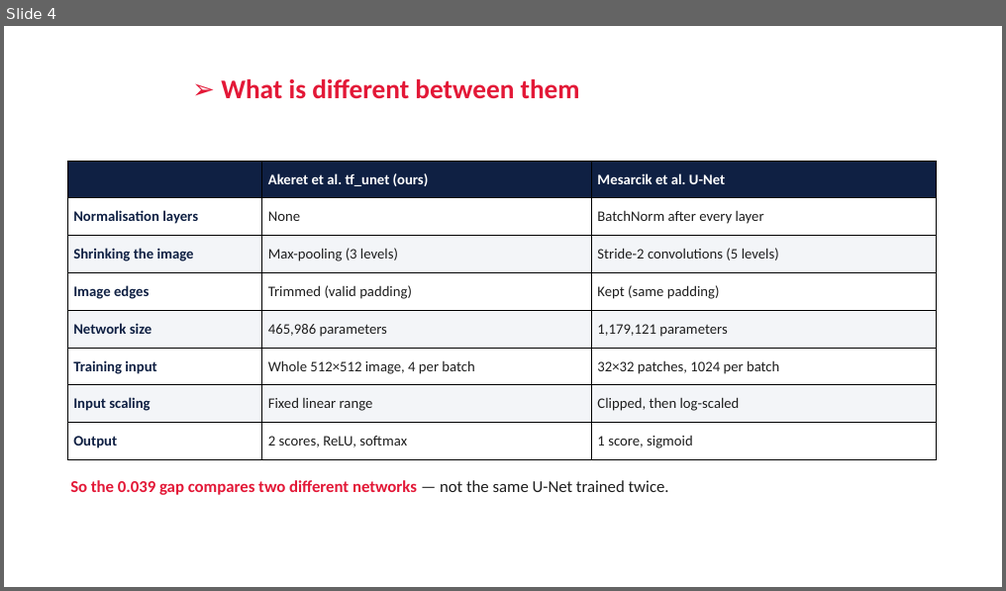
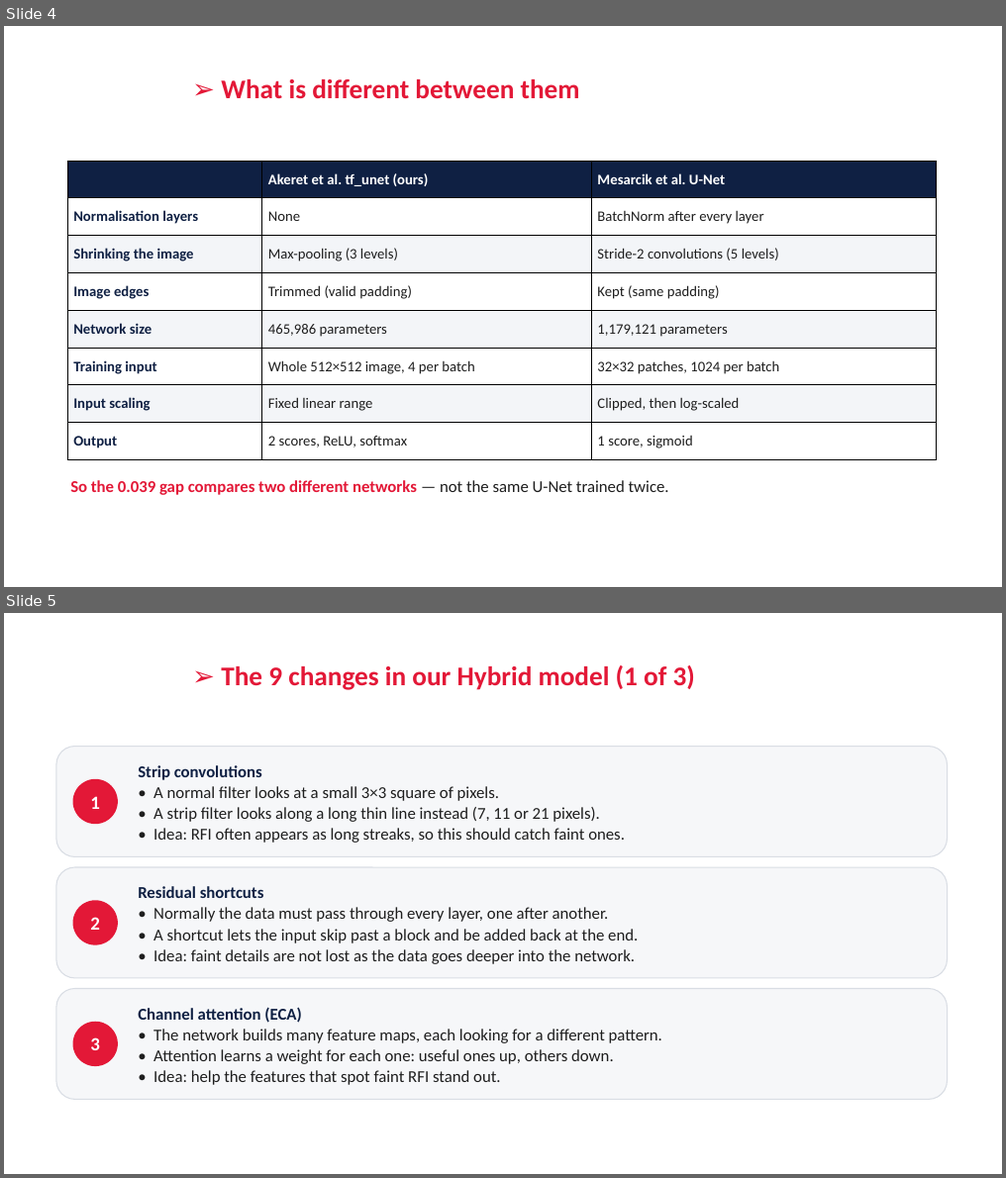
Before and after one commit to RonakSinghRaina/MP, a slide deck: Weekly_Report_Hybrid_DiL_Lab.pptx. Shown one above the other, each under a label of ours: slide 4 before the commit, slides 4 and 5 after it. The pictures are 1006x591 and 1006x1178 pixels, drawn with LibreOffice and Linux fonts; fonts in the diff are those of the drawing; background and template pictures are left out. Boxes give left, top, right and bottom in pixels: in the first picture for what was removed or moved away, otherwise in the second. Text is boxed around its words. In the diff, an @@ line names an element or a change of style, - is before the commit and + after.

```diff
--- a/Weekly_Report_Hybrid_DiL_Lab.pptx
+++ b/Weekly_Report_Hybrid_DiL_Lab.pptx
@@ slide 5 added at (4,613,1002,1174), background #FFFFFF @@
@@ title added at (221,665,695,690), 26 pt, text #E31837, bold @@
+➢ The 9 changes in our Hybrid model (1 of 3)
@@ rounded rectangle added at (56,747,947,858), fill #F6F7F9, outline #D9DDE4 1 pt @@
@@ ellipse added at (73,779,118,824), fill #E31837, 18 pt, text #FFFFFF, bold @@
+1
@@ text added at (138,765,625,843), 16 pt, text #1E1E1E @@
+Strip convolutions
+• A normal filter looks at a small 3×3 square of pixels.
+• A strip filter looks along a long thin line instead (7, 11 or 21 pixels).
+• Idea: RFI often appears as long streaks, so this should catch faint ones.
@@ rounded rectangle added at (56,867,947,978), fill #F6F7F9, outline #D9DDE4 1 pt @@
@@ ellipse added at (73,900,118,946), fill #E31837, 18 pt, text #FFFFFF, bold @@
+2
@@ text added at (138,886,638,964), 16 pt, text #1E1E1E @@
+Residual shortcuts
+• Normally the data must pass through every layer, one after another.
+• A shortcut lets the input skip past a block and be added back at the end.
+• Idea: faint details are not lost as the data goes deeper into the network.
@@ rounded rectangle added at (56,989,947,1100), fill #F6F7F9, outline #D9DDE4 1 pt @@
@@ ellipse added at (73,1022,118,1066), fill #E31837, 18 pt, text #FFFFFF, bold @@
+3
@@ text added at (138,1007,662,1085), 16 pt, text #1E1E1E @@
+Channel attention (ECA)
+• The network builds many feature maps, each looking for a different pattern.
+• Attention learns a weight for each one: useful ones up, others down.
+• Idea: help the features that spot faint RFI stand out.
```
Also in this commit, not shown: 6 slides changed, 2 other slides added, 1 slide removed, 2 other files.
